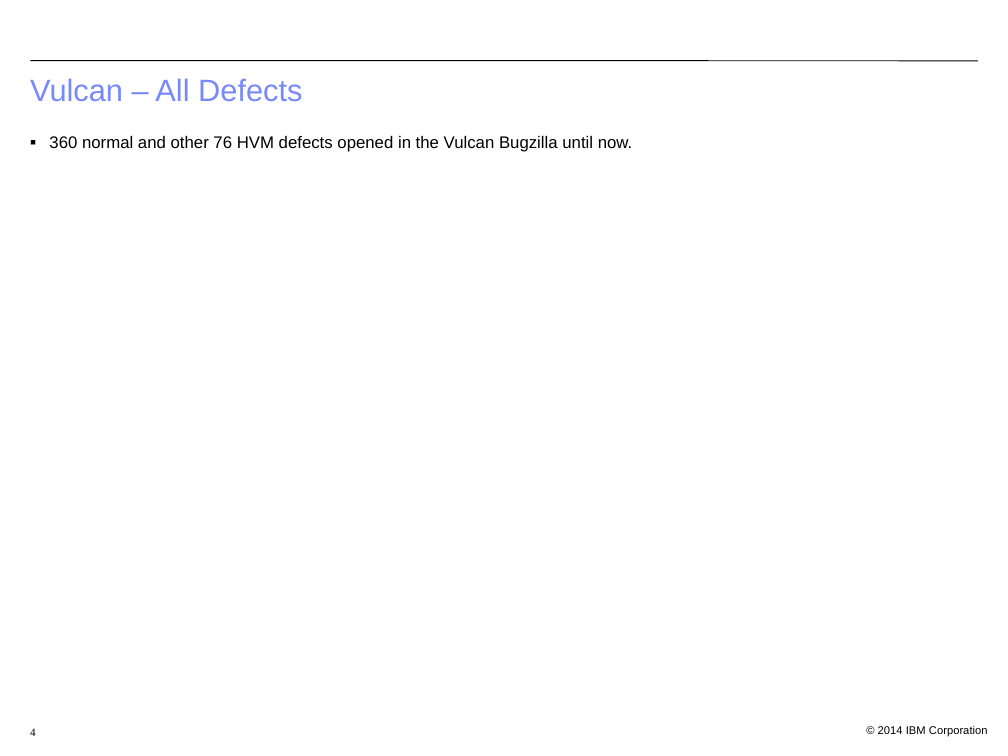
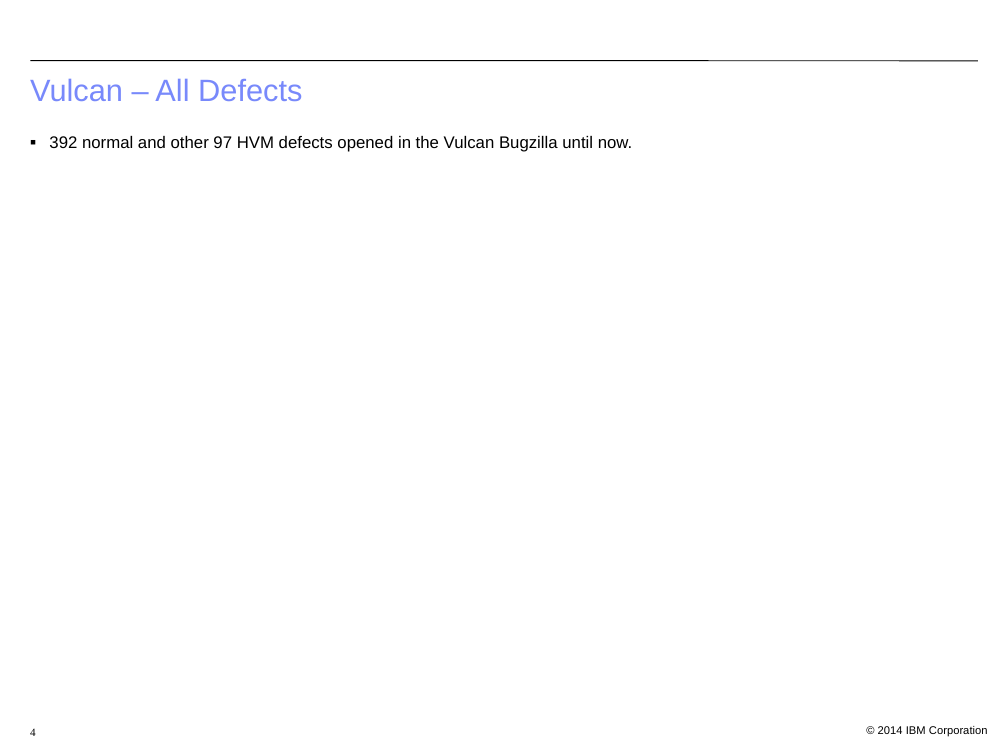
Before and after one commit to bjwt/test, a slide deck: slide 4 of bugs/Vulcan Defect Status.odp. Drawn at 1008x756 pixels with LibreOffice and Linux fonts; fonts in the diff are those of the drawing; background and template pictures are left out. Boxes give left, top, right and bottom in pixels: in the first picture for what was removed or moved away, otherwise in the second. Text is boxed around its words. In the diff, an @@ line names an element or a change of style, - is before the commit and + after.

```diff
--- a/bugs/Vulcan Defect Status.odp
+++ b/bugs/Vulcan Defect Status.odp
@@ text at bbox=[49, 136, 632, 152]: text changed @@
-■ 360 normal and other 76 HVM defects opened in the Vulcan Bugzilla until now.
+■ 392 normal and other 97 HVM defects opened in the Vulcan Bugzilla until now.
```
Also in this commit, not shown: 3 other slides changed, 2 other files.
